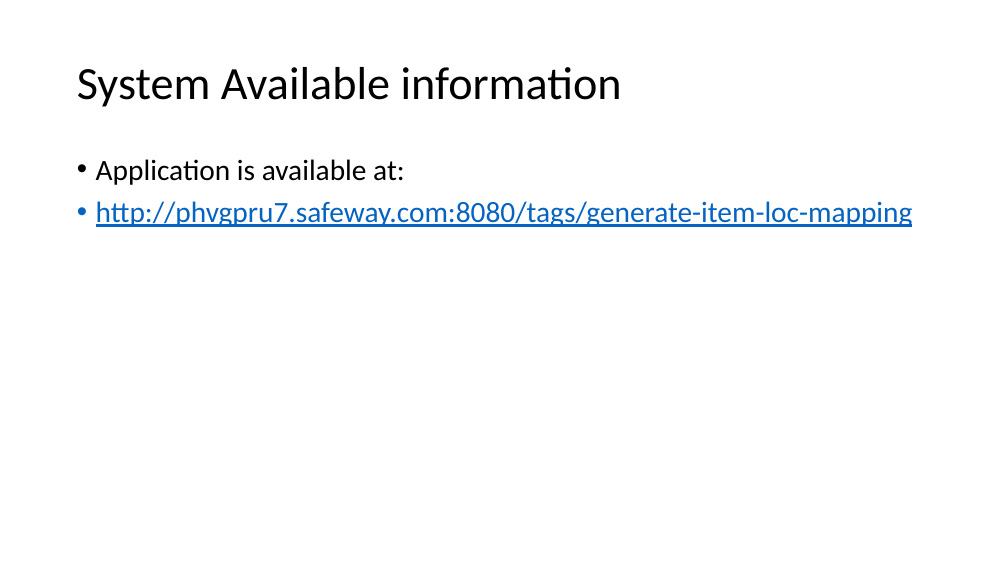
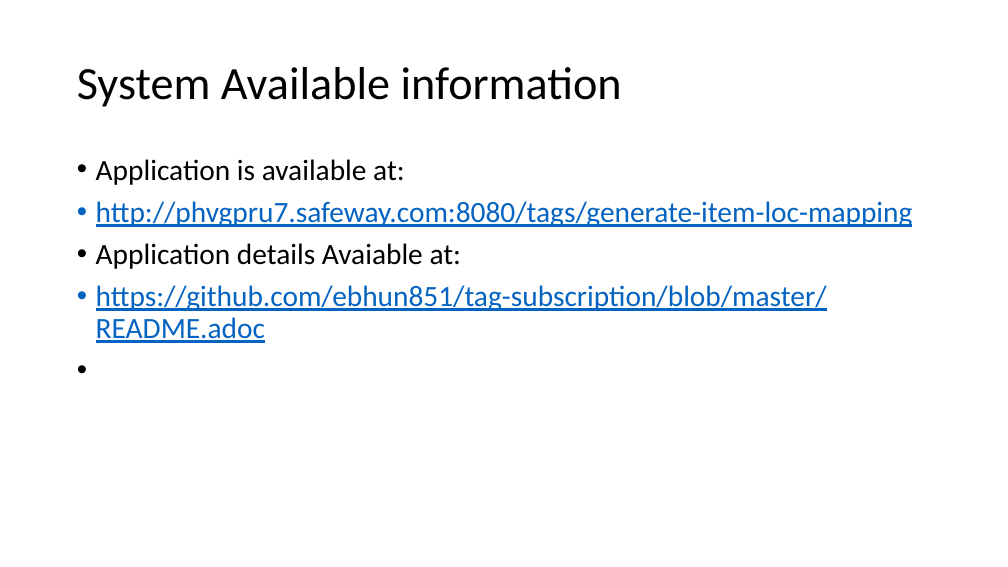
Before and after one commit to ebhun00/item-tag-subscription, a slide deck: slide 5 of data/tag/Tag-subscription-Presentation.pptx. Drawn at 1008x567 pixels with LibreOffice and Linux fonts; fonts in the diff are those of the drawing. Boxes give left, top, right and bottom in pixels: in the first picture for what was removed or moved away, otherwise in the second. Text is boxed around its words. In the diff, an @@ line names an element or a change of style, - is before the commit and + after.

Commit message:
renamed the application

```diff
--- a/data/tag/Tag-subscription-Presentation.pptx
+++ b/data/tag/Tag-subscription-Presentation.pptx
@@ text at (96, 243, 827, 343): paragraphs added @@
+• Application details Avaiable at:
+• https://github.com/ebhun851/tag-subscription/blob/master/README.adoc
```
Also in this commit, not shown: 1 other slide changed, 2 slides added, 18 other files.
